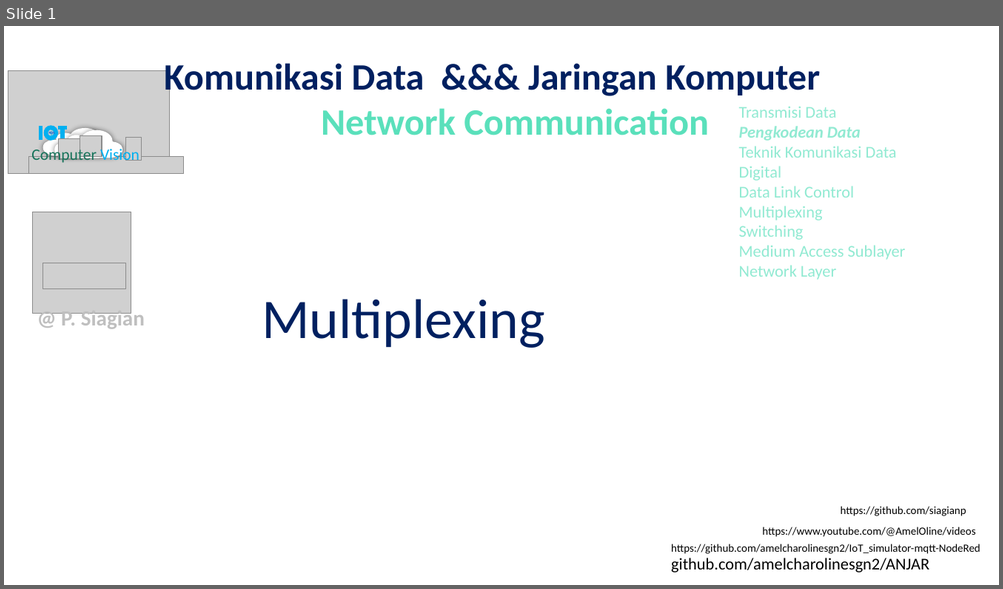
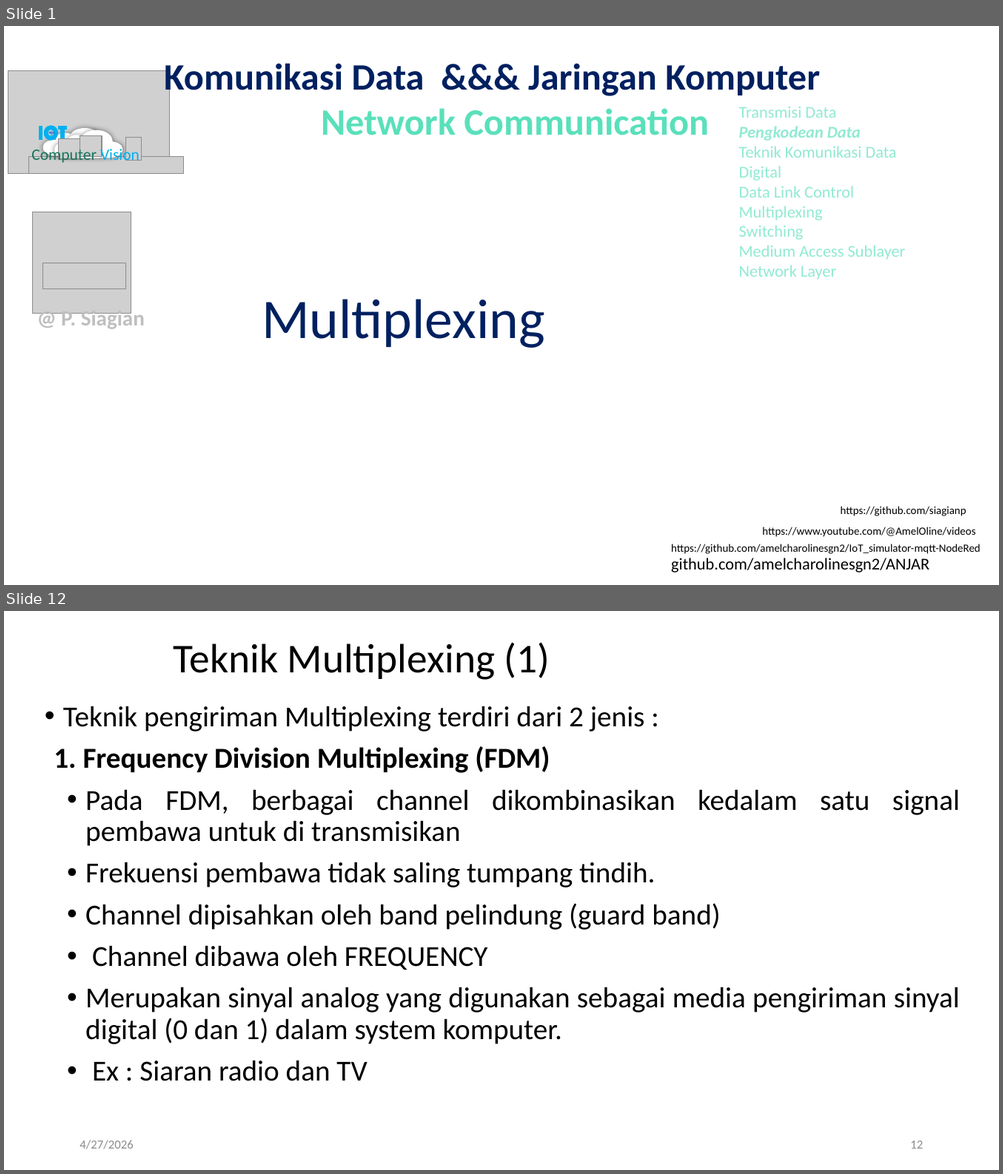
Before and after one commit to amelcharolinesgn2/DataNetCommunication, a slide deck: 6_5Network Communication_Multiplexing.pptx. Shown one above the other, each under a label of ours: slide 1 before the commit, slides 1 and 12 after it; the slides between them are not shown. The pictures are 1003x589 and 1003x1174 pixels, drawn with LibreOffice and Linux fonts; fonts in the diff are those of the drawing; grey boxes stand for pictures. Boxes give left, top, right and bottom in pixels: in the first picture for what was removed or moved away, otherwise in the second. Text is boxed around its words. In the diff, an @@ line names an element or a change of style, - is before the commit and + after.

```diff
--- a/6_5Network Communication_Multiplexing.pptx
+++ b/6_5Network Communication_Multiplexing.pptx
@@ slide 12 added at (4, 611, 999, 1170), background #FFFFFF @@
@@ title added at (173, 642, 550, 680), 39.6 pt, text #000000 @@
+Teknik Multiplexing (1)
@@ text added at (54, 706, 959, 1082), 28 pt, text #000000 @@
+• Teknik pengiriman Multiplexing terdiri dari 2 jenis :
+1. Frequency Division Multiplexing (FDM)
+• Pada FDM, berbagai channel dikombinasikan kedalam satu signal pembawa untuk di transmisikan
+• Frekuensi pembawa tidak saling tumpang tindih.
+• Channel dipisahkan oleh band pelindung (guard band)
+• Channel dibawa oleh FREQUENCY
+• Merupakan sinyal analog yang digunakan sebagai media pengiriman sinyal digital (0 dan 1) dalam system komputer.
+• Ex : Siaran radio dan TV
@@ text added at (79, 1140, 133, 1150), 12 pt, text #8C8C8C @@
+4/27/2026
@@ page number added at (910, 1141, 922, 1149), 12 pt, text #8C8C8C @@
+12
```
Also in this commit, not shown: 7 slides changed, 38 other slides added.
